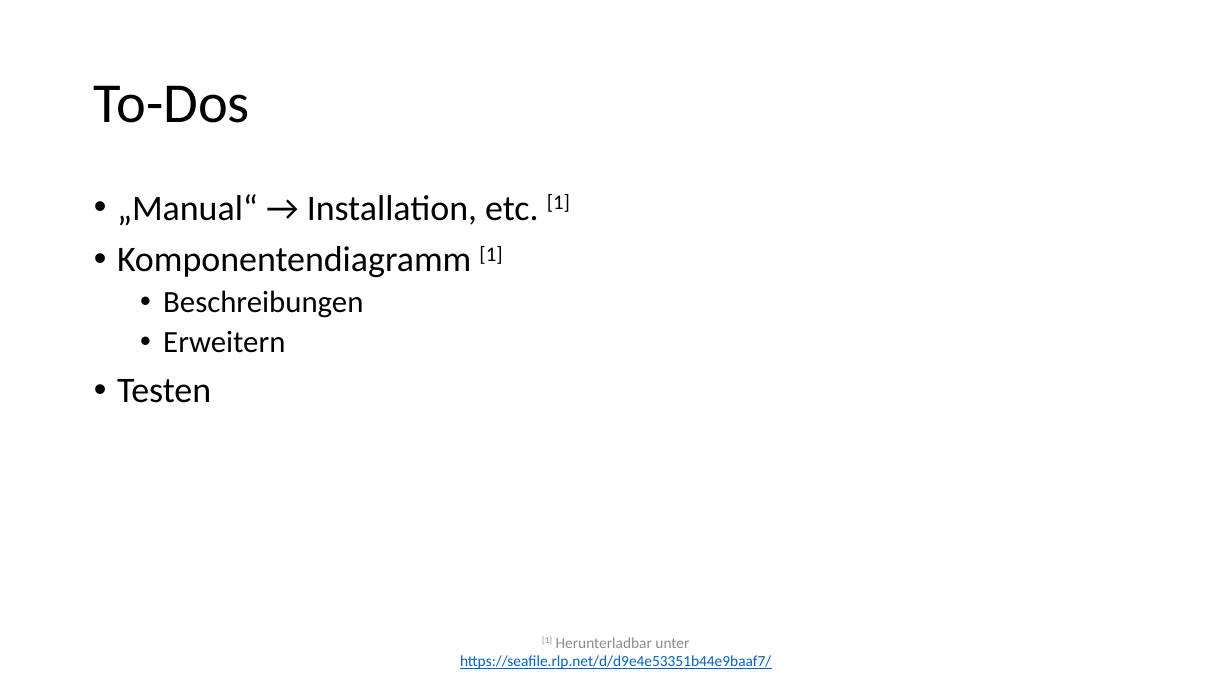
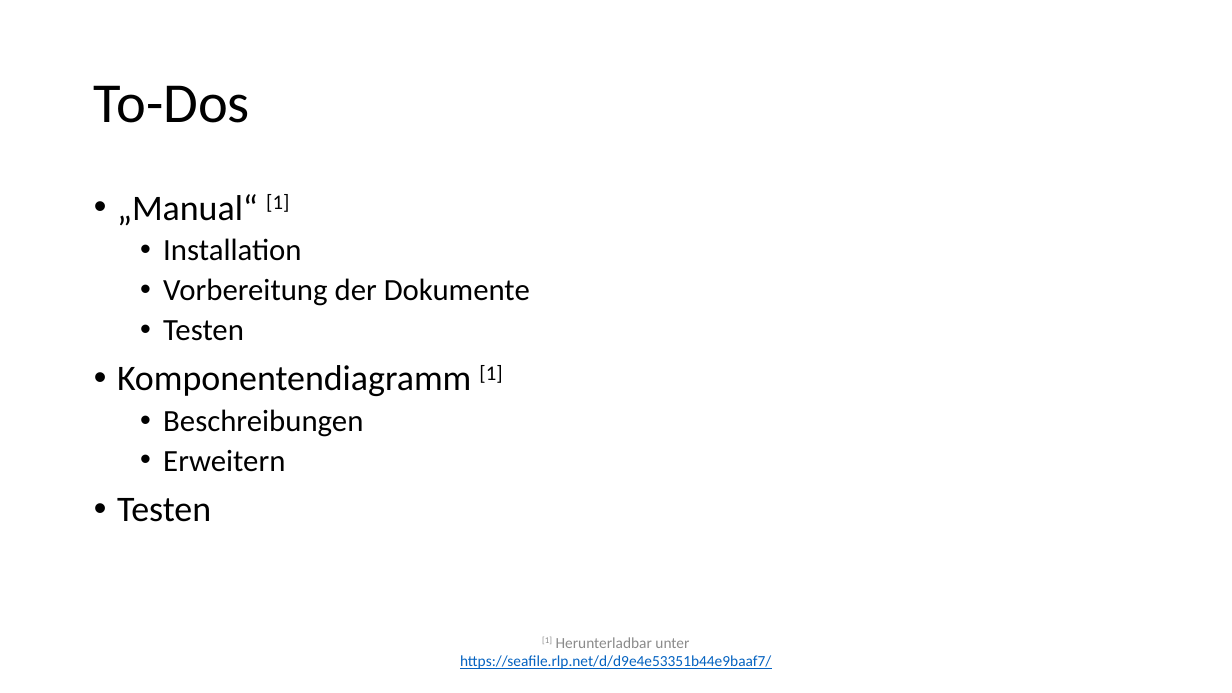
Before and after one commit to AnonyMIkus/sciascid-libpaxos-d255f8b67a32, a slide deck: slide 2 of Vortrag/2023_07_17.pptx. Drawn at 1232x693 pixels with LibreOffice and Linux fonts; fonts in the diff are those of the drawing. Boxes give left, top, right and bottom in pixels: in the first picture for what was removed or moved away, otherwise in the second. Text is boxed around its words. In the diff, an @@ line names an element or a change of style, - is before the commit and + after.

```diff
--- a/Vortrag/2023_07_17.pptx
+++ b/Vortrag/2023_07_17.pptx
@@ text at [117,194,530,341]: text changed; size 28 to 24 pt @@
-• „Manual“ → Installation, etc. [1]
+• „Manual“ [1]
+  • Installation
+  • Vorbereitung der Dokumente
+  • Testen
```
Also in this commit, not shown: 1 other file.
